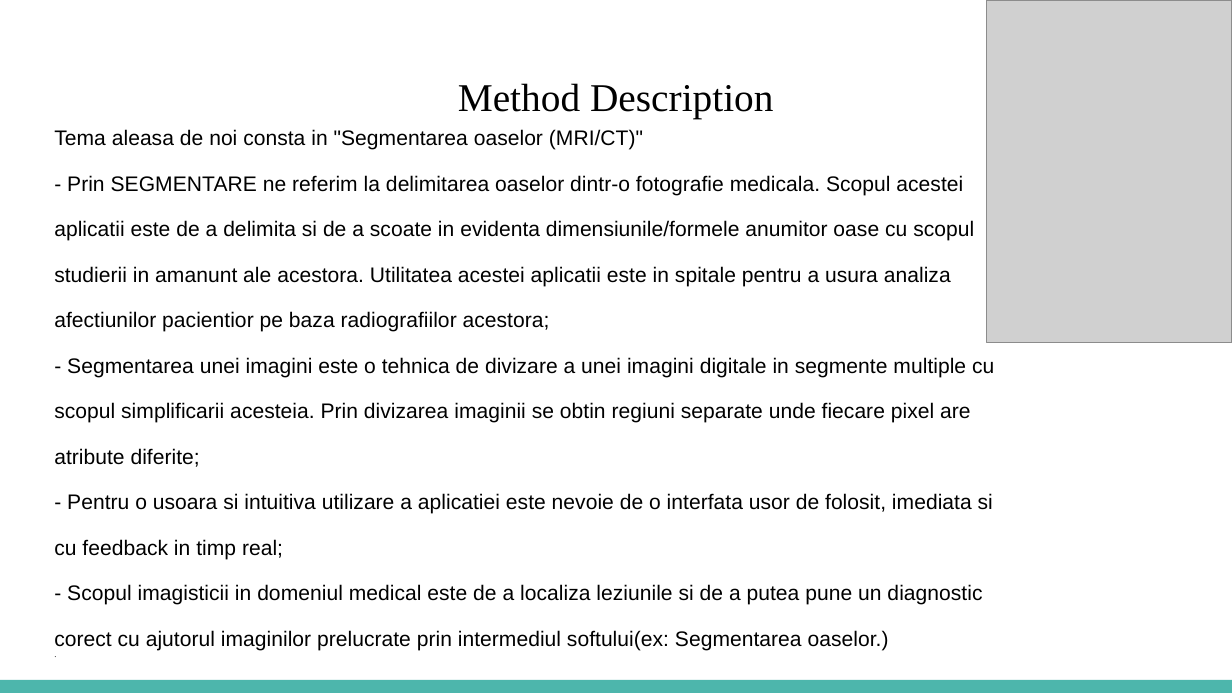
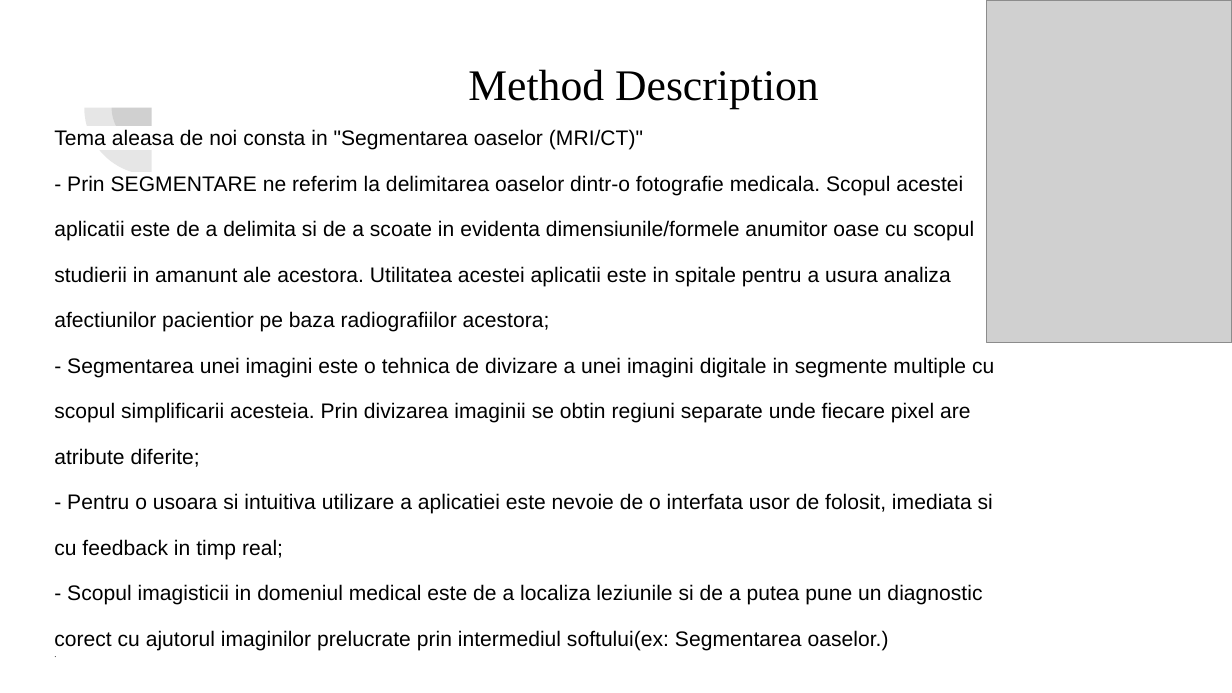
Before and after one commit to VedereArtificiala/prelucrareaimaginilor-proiect-1309b_pim05, a slide deck: slide 3 of Prezentare Gorcea_Baschir.pptx. Drawn at 1232x693 pixels with LibreOffice and Linux fonts; fonts in the diff are those of the drawing; grey boxes stand for pictures. Boxes give left, top, right and bottom in pixels: in the first picture for what was removed or moved away, otherwise in the second. Text is boxed around its words. In the diff, an @@ line names an element or a change of style, - is before the commit and + after.

```diff
--- a/Prezentare Gorcea_Baschir.pptx
+++ b/Prezentare Gorcea_Baschir.pptx
@@ pie slice (boxed as its full ellipse) added at (x1=84, y1=41, x2=218, y2=175), fill #424242 at 13% opacity @@
@@ title "Method Description" moved from (x1=458, y1=83, x2=774, y2=120) to (x1=468, y1=69, x2=819, y2=109) @@
@@ title "Method Description" at (x1=468, y1=69, x2=819, y2=109): size 23 to 25.6 pt @@
@@ pie slice (boxed as its full ellipse) added at (x1=112, y1=68, x2=192, y2=148), fill #424242 at 13% opacity @@
@@ rectangle removed at (x1=0, y1=680, x2=1232, y2=693) @@
```
Also in this commit, not shown: 6 other slides changed, 3 slides added, 1 other file.
